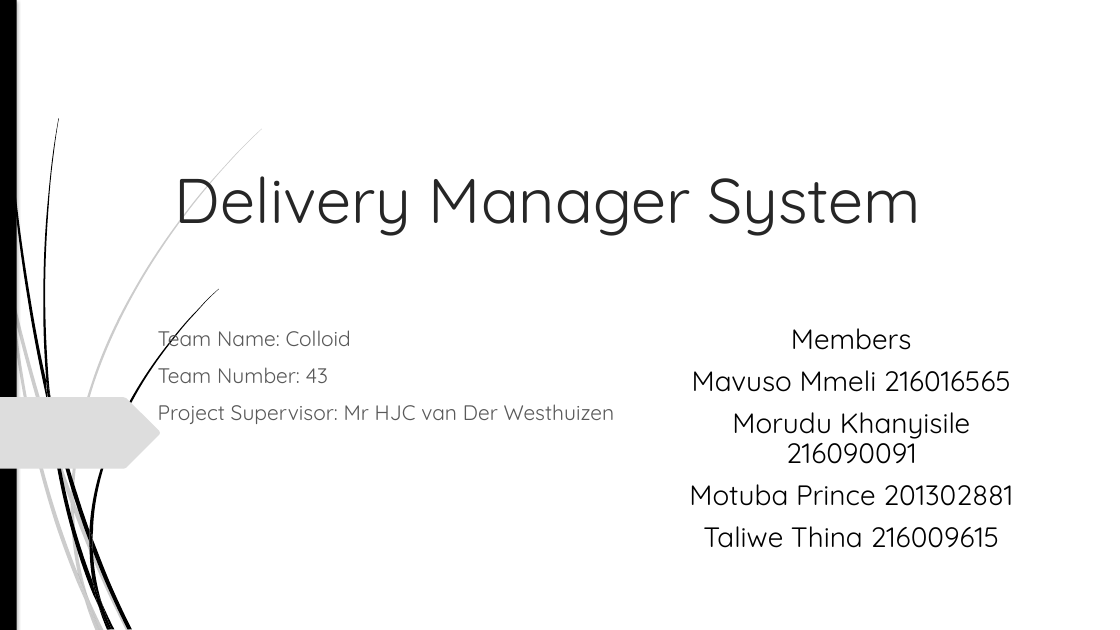
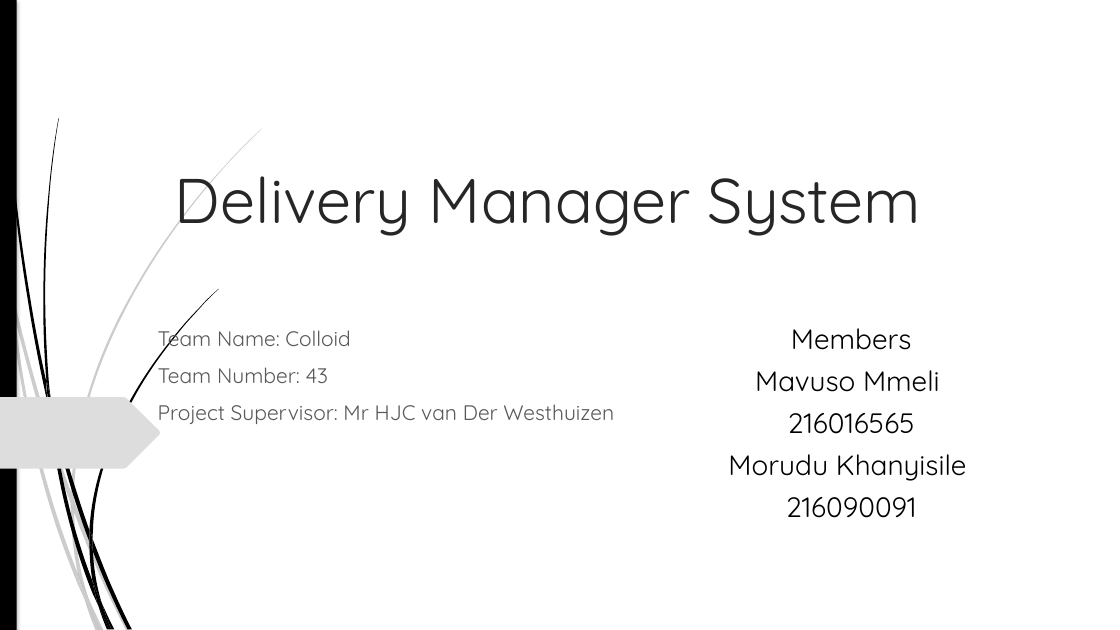
Before and after one commit to ThinaTaliwe/FMS, a slide deck: slide 1 of FMS Presentation.pptx. Drawn at 1120x630 pixels with LibreOffice and Linux fonts; fonts in the diff are those of the drawing. Boxes give left, top, right and bottom in pixels: in the first picture for what was removed or moved away, otherwise in the second. Text is boxed around its words. In the diff, an @@ line names an element or a change of style, - is before the commit and + after.

```diff
--- a/FMS Presentation.pptx
+++ b/FMS Presentation.pptx
@@ freeform shape at bbox=[71, 129, 262, 501]: outline redrawn @@
@@ freeform shape at bbox=[89, 289, 218, 539]: outline redrawn @@
@@ text at bbox=[728, 370, 966, 518]: text changed @@
-Mavuso Mmeli 216016565
-Morudu Khanyisile 216090091
-Motuba Prince 201302881
-Taliwe Thina 216009615
+Mavuso Mmeli
+216016565
+Morudu Khanyisile
+216090091
```
Also in this commit, not shown: 2 other slides changed, 9 other files.
